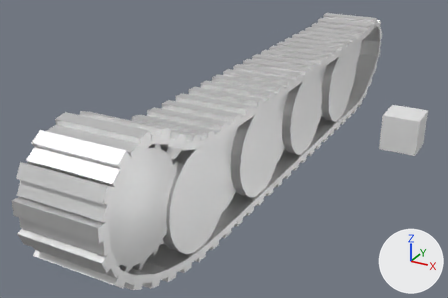
The Blender file Blender/Tiger 1_Chain_Right.blend: old version first, new version second.
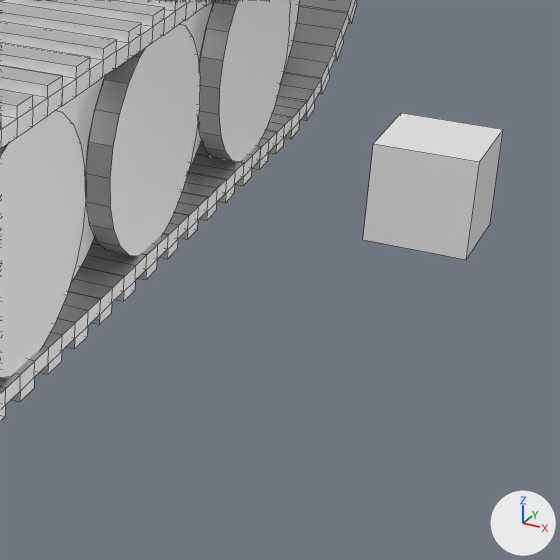
There are two pictures of each version: one whole from a 50 mm lens placed at (1.13, -5.54, 2.84), pointed at (-1.59, -0.6, 0.37), one close up on the part from 56% to 100% of the width and 22% to 88% of the height. The lights are fixed; the arrows at lower right show +X, +Y and +Z. The close-ups show mesh edges as thin lines.
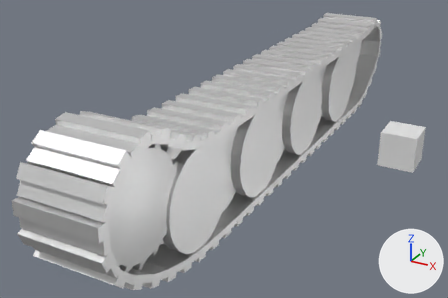
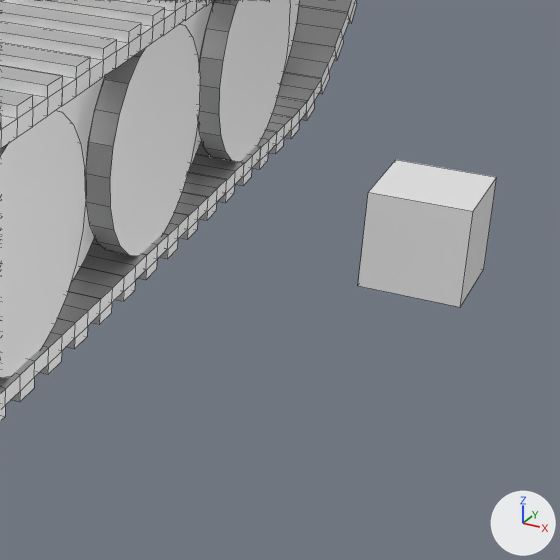
Pixel boxes [x1, y1, x2, y2] of what changed, in the close-ups (560 x 560 px):
'root', mesh moved: before [363, 113, 503, 260]; after [358, 160, 497, 307]

The change, as a diff of the scene's bpy script:
```diff
--- a/Blender/Tiger 1_Chain_Right.blend.py
+++ b/Blender/Tiger 1_Chain_Right.blend.py
@@ me_cube @@
 me_cube.from_pydata(...)  # 8 vertices, 6 faces; spans x -0.168..0.168, y -0.168..0.168, z 0.5..0.836
 # used by ob_root; location = (0.0, 0.0, 0.0)
+# me_cube part 1: the whole mesh is moved by (0.0, 0.0, -0.168)
```
